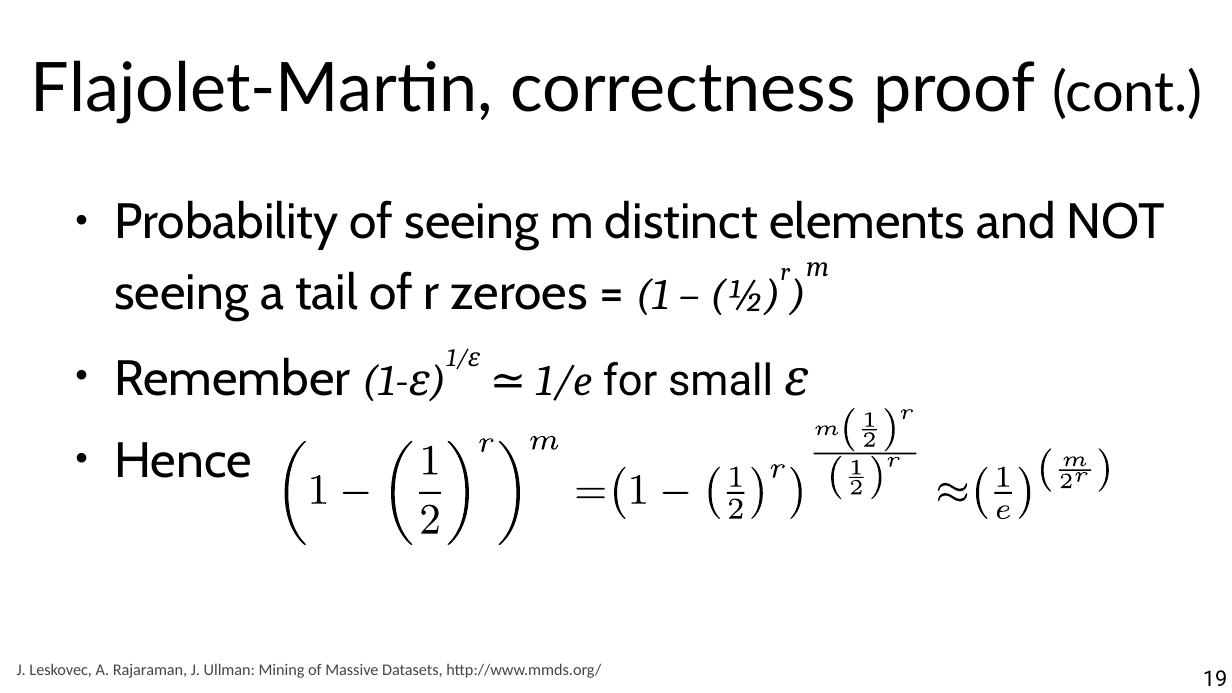
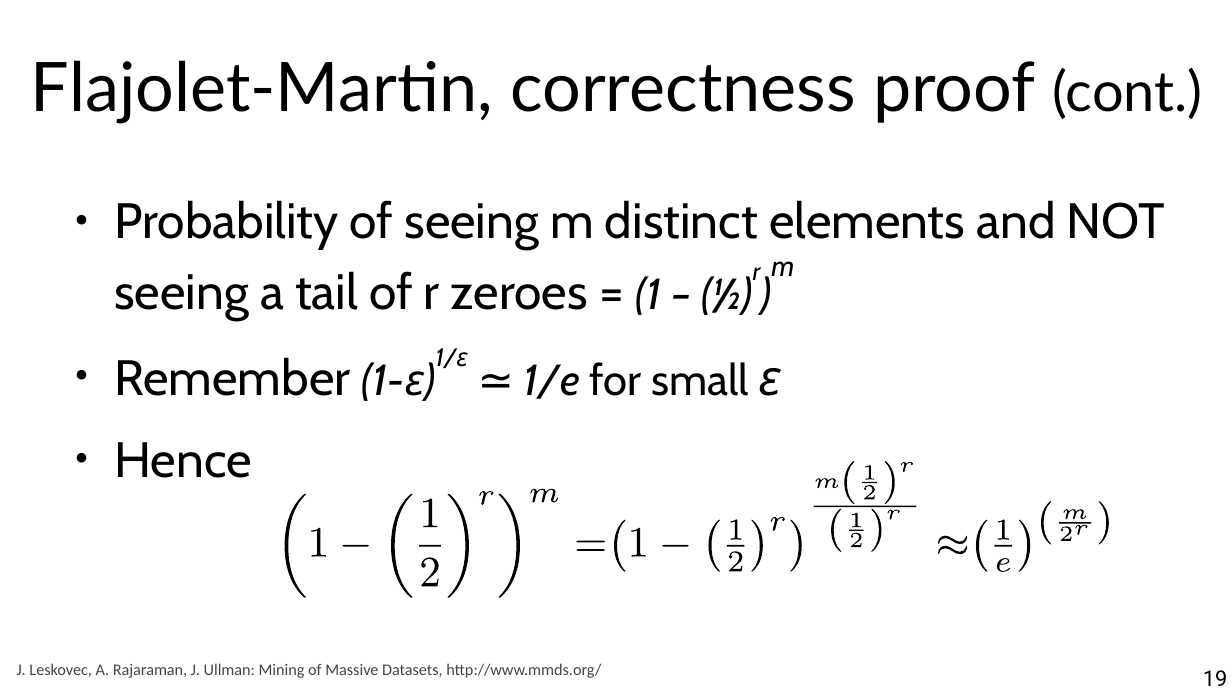
Before and after one commit to marco-calautti/data-mining-course, a slide deck: slide 19 of theory/odp/tt25_probabilistic_counting.odp. Drawn at 1232x693 pixels with LibreOffice and Linux fonts; fonts in the diff are those of the drawing. Boxes give left, top, right and bottom in pixels: in the first picture for what was removed or moved away, otherwise in the second. Text is boxed around its words. In the diff, an @@ line names an element or a change of style, - is before the commit and + after.

```diff
--- a/theory/odp/tt25_probabilistic_counting.odp
+++ b/theory/odp/tt25_probabilistic_counting.odp
@@ text at (114,200,1165,401): font Cambria to Cabin in "(1 – (½)r)m", "(1-ε)1/ε ≃ 1/e ε"; font Roboto to Cabin in "for small" @@
@@ freeform shape: place and size @@
-freeform shape at (421,505,439,534)
+freeform shape at (424,499,438,528)
@@ freeform shape: place and size @@
-freeform shape at (577,489,606,499)
+freeform shape at (531,489,559,502)
@@ 7 freeform shapes: place and size @@
-7 freeform shapes at (285,426,1091,546)
+7 freeform shapes at (285,478,1091,598)
@@ freeform shape: place and size @@
-freeform shape at (850,477,864,478)
+freeform shape at (862,482,876,483)
@@ 5 freeform shapes: place and size @@
-5 freeform shapes at (832,456,900,500)
+5 freeform shapes at (845,461,913,504)
@@ freeform shape: place and size @@
-freeform shape at (729,499,742,519)
+freeform shape at (731,520,742,540)
@@ freeform shape: place and size @@
-freeform shape at (862,429,876,430)
+freeform shape at (850,530,864,531)
@@ freeform shape: place and size @@
-freeform shape at (865,413,874,427)
+freeform shape at (851,533,862,548)
@@ freeform shape: place and size @@
-freeform shape at (864,433,875,447)
+freeform shape at (852,513,861,528)
@@ 3 freeform shapes: place and size @@
-3 freeform shapes at (845,408,913,452)
+3 freeform shapes at (832,509,900,552)
@@ 23 freeform shapes: place and size @@
-23 freeform shapes at (312,438,1109,520)
+23 freeform shapes at (312,491,1109,572)
@@ freeform shape: place and size @@
-freeform shape at (424,446,438,475)
+freeform shape at (421,558,439,587)
@@ freeform shape: place and size @@
-freeform shape at (531,436,559,449)
+freeform shape at (577,541,606,551)
@@ freeform shape: place and size @@
-freeform shape at (731,467,742,487)
+freeform shape at (729,551,742,571)
```
Also in this commit, not shown: 5 other slides changed, 10 other files.
